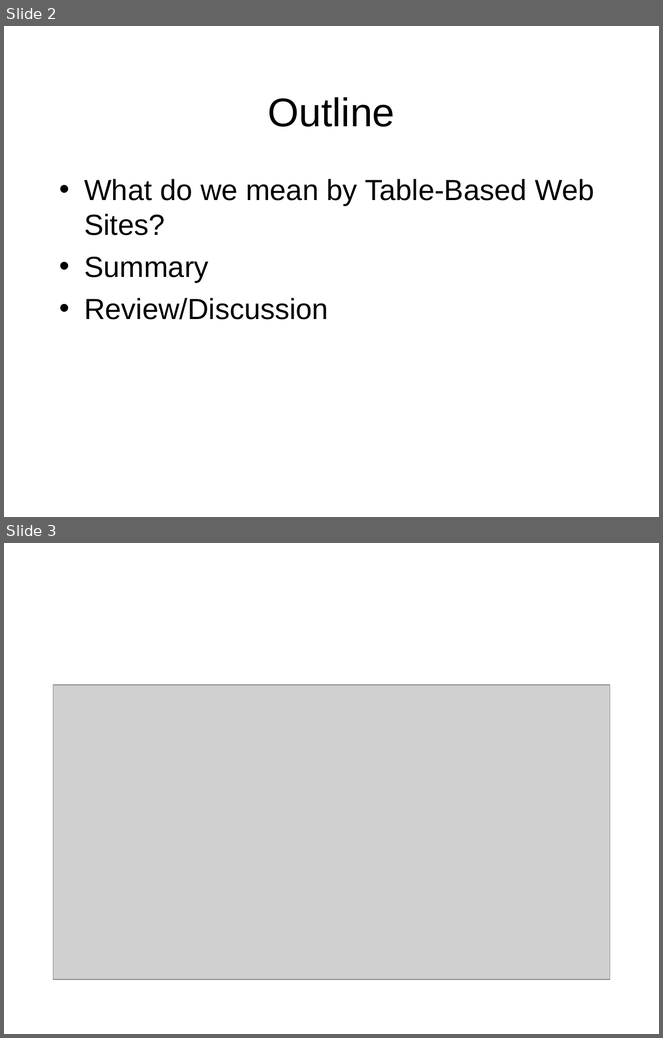
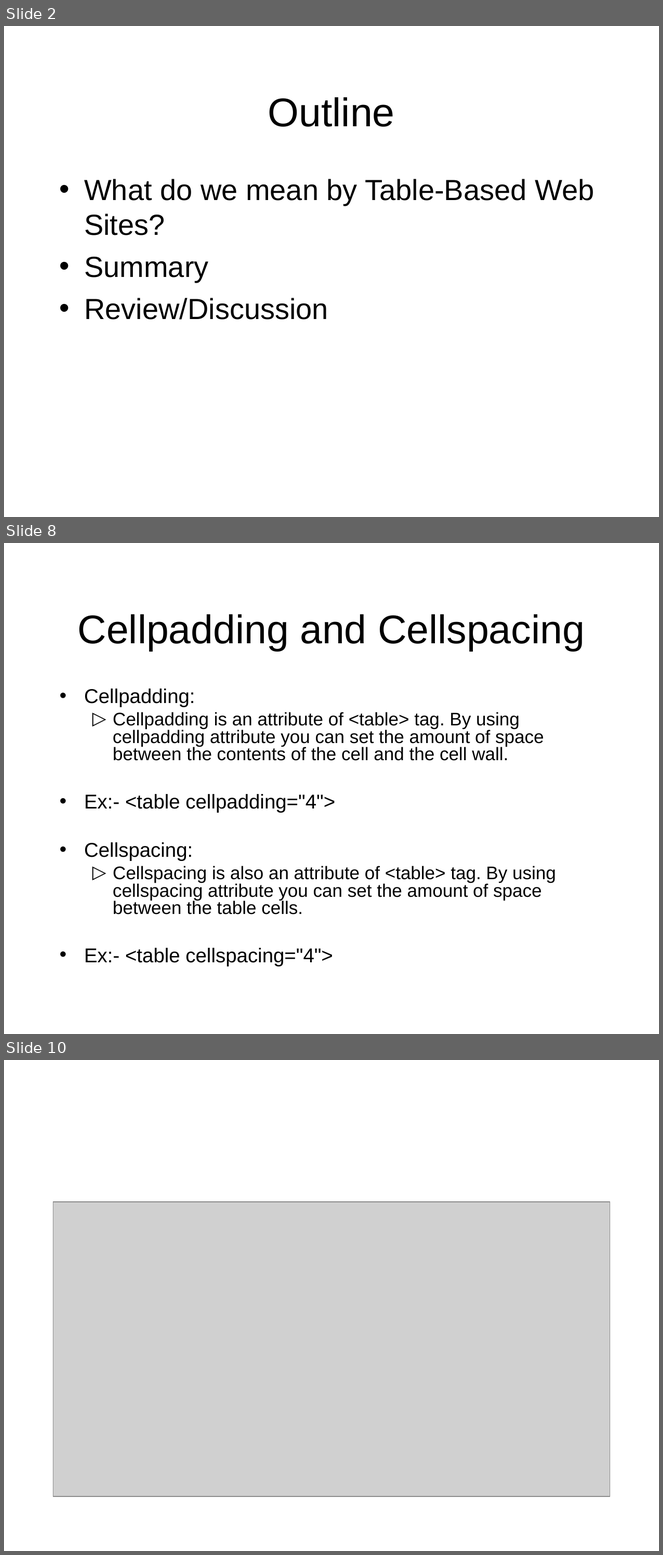
Before and after one commit to octaviordz/zjnu2017.github.io, a slide deck: WAD/lectures/040--Table.Based.Webpage.ppt. Shown one above the other, each under a label of ours: slides 2 and 3 before the commit, slides 2, 8 and 10 after it; the slides between them are not shown. The pictures are 663x1038 and 663x1555 pixels, drawn with LibreOffice and Linux fonts; fonts in the diff are those of the drawing; grey boxes stand for pictures. Boxes give left, top, right and bottom in pixels: in the first picture for what was removed or moved away, otherwise in the second. Text is boxed around its words. In the diff, an @@ line names an element or a change of style, - is before the commit and + after.

```diff
--- a/WAD/lectures/040--Table.Based.Webpage.ppt
+++ b/WAD/lectures/040--Table.Based.Webpage.ppt
@@ slide 8 added at (4, 543, 659, 1034), background #FFFFFF @@
@@ title added at (78, 614, 585, 651), 44 pt, text #000000 @@
+Cellpadding and Cellspacing
@@ text added at (84, 689, 556, 966), 20 pt, text #000000 @@
+• Cellpadding:
+  ▷ Cellpadding is an attribute of <table> tag. By using cellpadding attribute you can set the amount of space between the contents of the cell and the cell wall.
+• Ex:- <table cellpadding="4">
+• Cellspacing:
+  ▷ Cellspacing is also an attribute of <table> tag. By using cellspacing attribute you can set the amount of space between the table cells.
+• Ex:- <table cellspacing="4">
@@ what was slide 3 is now slide 10 @@
```
Also in this commit, not shown: 7 other slides added, 3 other files.
